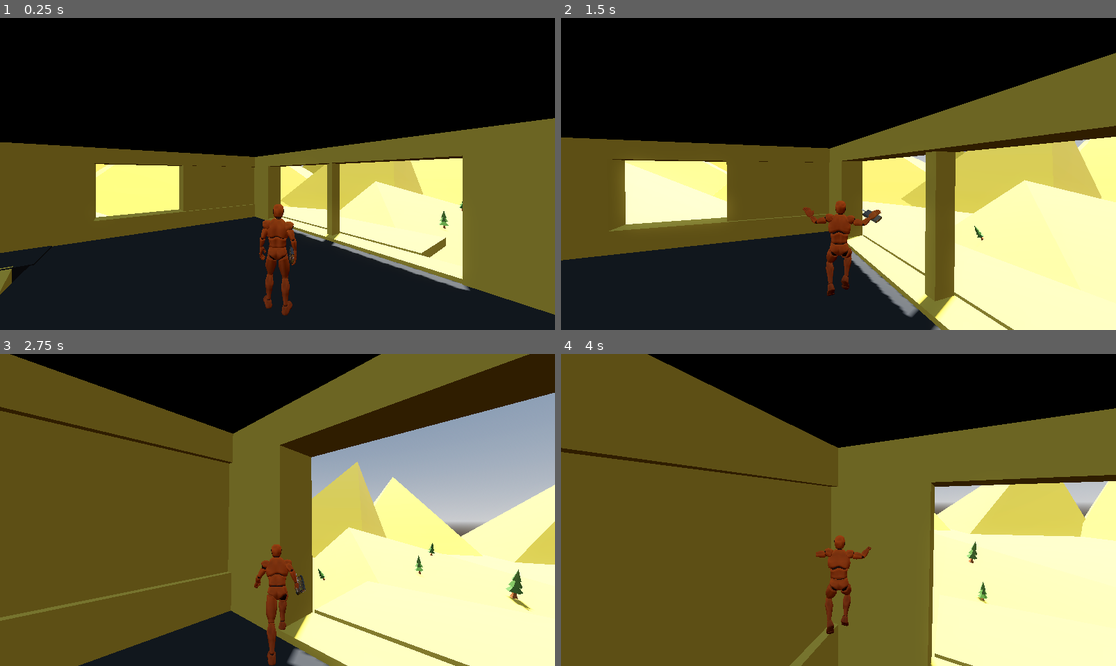
Above: before the commit, frames 1-4 (two rows, left to right).
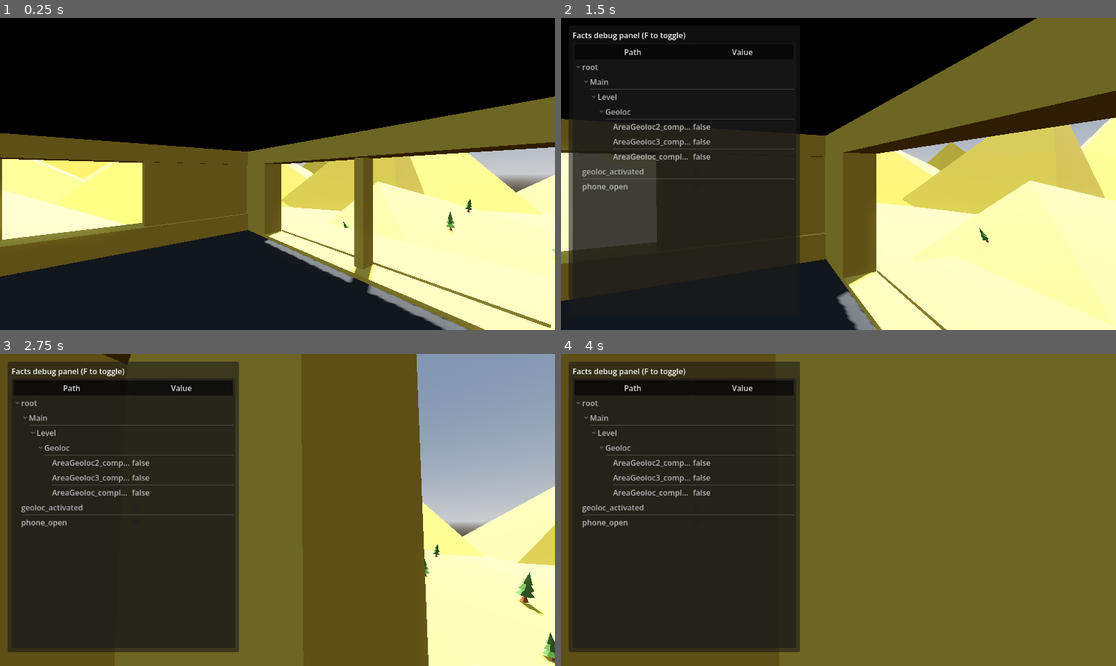
Above: after the commit, the same moments.

Repository: thewasmans/IGU-Summer-Jam-2026
Game: Godot game, scene res://scenes/main.tscn
The game is run twice, just before and just after one commit, with the same random seed, the same clock (stepped at 60 frames per second) and the same inputs.
Inputs (mouse positions are in pixels of both pictures, inside the frame that each line leads up to):
- Up to frame 1 (0.25 s): no input
- Up to frame 2 (1.5 s): tap Enter at 0.5 s; move the mouse to (866, 174) at 0.52 s; hold W (action_forward) from 0.53 s (still down); tap F at 0.6 s; click (866, 174) at 0.67 s; tap Space (jump) at 0.77 s; move the mouse to (810, 174) at 1.27 s; tap E (action_interract) at 1.35 s
- Up to frame 3 (2.75 s): keep holding W (action_forward); tap Space (jump) at 1.52 s; tap F at 1.55, 2.3 s; move the mouse to (288, 503) at 2.02 s; hold V (camera_mode_switch) from 2.03 s (still down)
- Up to frame 4 (4 s): keep holding W (action_forward); move the mouse to (832, 516) at 2.77 s; release V (camera_mode_switch) at 2.78 s; tap Shift (sprint) at 2.85 s; click (832, 516) at 2.92 s; tap Space (jump) at 3.02, 3.77 s; tap F at 3.05, 3.8 s; move the mouse to (877, 513) at 3.52 s; hold Alt (walk) from 3.53 s (still down)

The runs differ from the first frame. In frame 1, 30% of the frame differs, in the area x 0-100%, y 25-100%; in frame 2, 39%; in frame 3, 66%; in frame 4, 73%, in the area x 0-100%, y 0-100%.

Commit message:
feat: add facts system debug

Diff:
--- a/project.godot
+++ b/project.godot
@@ -18,6 +18,7 @@
 [autoload]
 
 Facts="*res://scripts/autoload/facts.gd"
+DebugFactsPanel="*res://scripts/autoload/debug_facts_panel.gd"
 
 [dotnet]
 
--- a/scenes/main.tscn
+++ b/scenes/main.tscn
@@ -73,6 +73,7 @@
 
 [node name="PlayerCharacter" parent="Global" unique_id=1913778194 instance=ExtResource("1_o5qli")]
 transform = Transform3D(1, 0, 0, 0, 1, 0, 0, 0, 1, 2.2041013, 4.845208, -6.7919865)
+camera_mode = 0
 
 [node name="StormTimer" type="Timer" parent="Global" unique_id=730841255]
 wait_time = 5.0
--- /dev/null
+++ b/scripts/autoload/debug_facts_panel.gd
@@ -0,0 +1,91 @@
+extends CanvasLayer
+
+const TOGGLE_KEY := KEY_F
+
+var _panel: PanelContainer
+var _tree: Tree
+var _panel_visible: bool = false
+
+func _ready() -> void:
+	layer = 128
+	_build_ui()
+	Facts.fact_changed.connect(_on_fact_changed)
+
+func _unhandled_input(event: InputEvent) -> void:
+	if event is InputEventKey and event.pressed and not event.echo and event.physical_keycode == TOGGLE_KEY:
+		_set_panel_visible(not _panel_visible)
+
+func _on_fact_changed(_fact_key: String, _value: Variant, _previous_value: Variant) -> void:
+	if _panel_visible:
+		_refresh()
+
+func _set_panel_visible(new_visible: bool) -> void:
+	_panel_visible = new_visible
+	_panel.visible = new_visible
+	if new_visible:
+		_refresh()
+
+func _refresh() -> void:
+	_tree.clear()
+	var root: TreeItem = _tree.create_item()
+	var folders: Dictionary = {"": root}
+
+	var facts: Dictionary = Facts.get_all_facts()
+	var keys: Array = facts.keys()
+	keys.sort()
+
+	for fact_key: String in keys:
+		var segments: PackedStringArray = fact_key.trim_prefix("/").split("/")
+		var parent: TreeItem = root
+		var current_path: String = ""
+		for i in segments.size() - 1:
+			current_path = current_path + segments[i] if current_path == "" else current_path + "/" + segments[i]
+			if not folders.has(current_path):
+				var folder_item: TreeItem = _tree.create_item(parent)
+				folder_item.set_text(0, segments[i])
+				folder_item.set_selectable(0, false)
+				folder_item.set_selectable(1, false)
+				folders[current_path] = folder_item
+			parent = folders[current_path]
+
+		var leaf: TreeItem = _tree.create_item(parent)
+		leaf.set_text(0, segments[-1])
+		var value: Variant = facts[fact_key]
+		if value is bool:
+			leaf.set_cell_mode(1, TreeItem.CELL_MODE_CHECK)
+			leaf.set_checked(1, value)
+			leaf.set_editable(1, false)
+		else:
+			leaf.set_text(1, str(value))
+
+func _build_ui() -> void:
+	_panel = PanelContainer.new()
+	_panel.name = "DebugFactsPanel"
+	_panel.set_anchors_preset(Control.PRESET_TOP_LEFT)
+	_panel.position = Vector2(16, 16)
+	_panel.custom_minimum_size = Vector2(480, 600)
+	_panel.visible = false
+	add_child(_panel)
+
+	var margin: MarginContainer = MarginContainer.new()
+	for side in ["left", "right", "top", "bottom"]:
+		margin.add_theme_constant_override("margin_%s" % side, 8)
+	_panel.add_child(margin)
+
+	var vbox: VBoxContainer = VBoxContainer.new()
+	margin.add_child(vbox)
+
+	var title: Label = Label.new()
+	title.text = "Facts debug panel (F to toggle)"
+	vbox.add_child(title)
+
+	_tree = Tree.new()
+	_tree.custom_minimum_size = Vector2(464, 560)
+	_tree.hide_root = true
+	_tree.columns = 2
+	_tree.column_titles_visible = true
+	_tree.set_column_title(0, "Path")
+	_tree.set_column_title(1, "Value")
+	_tree.set_column_expand(0, true)
+	_tree.set_column_expand(1, true)
+	vbox.add_child(_tree)
--- a/scripts/autoload/facts.gd
+++ b/scripts/autoload/facts.gd
@@ -17,8 +17,14 @@
 func has_fact(fact_key: String) -> bool:
 	return _facts.has(fact_key)
 
+func get_all_facts() -> Dictionary:
+	return _facts.duplicate()
+
 func listen_fact(fact_key: String, callback: Callable) -> void:
 	fact_changed.connect(func(changed_key: String, value: Variant, previous_value: Variant) -> void:
 		if changed_key == fact_key:
 			callback.call(value, previous_value)
 	)
+
+func remove_listen_fact(callback: Callable) -> void:
+	fact_changed.disconnect(callback)
Not shown, added: scripts/autoload/debug_facts_panel.gd.uid
